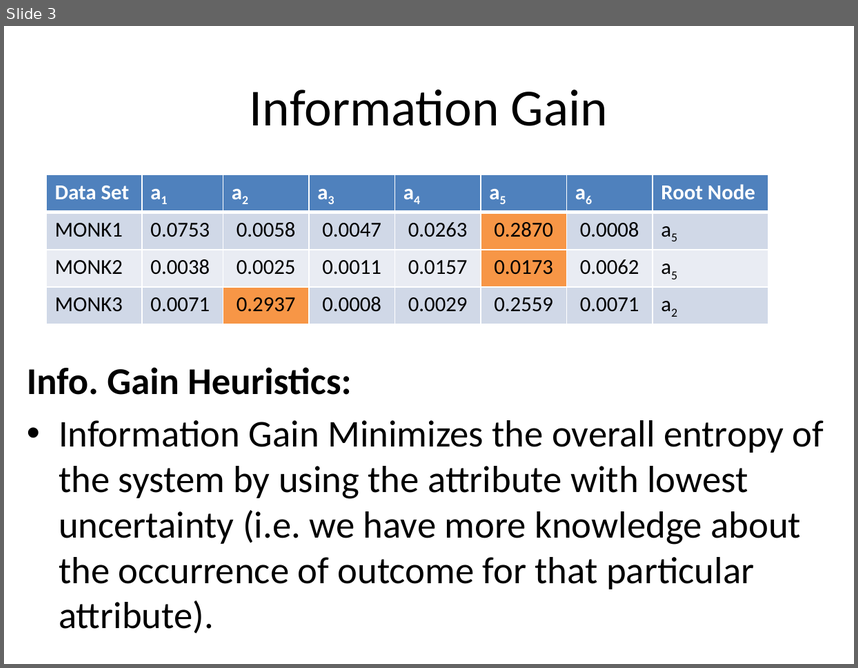
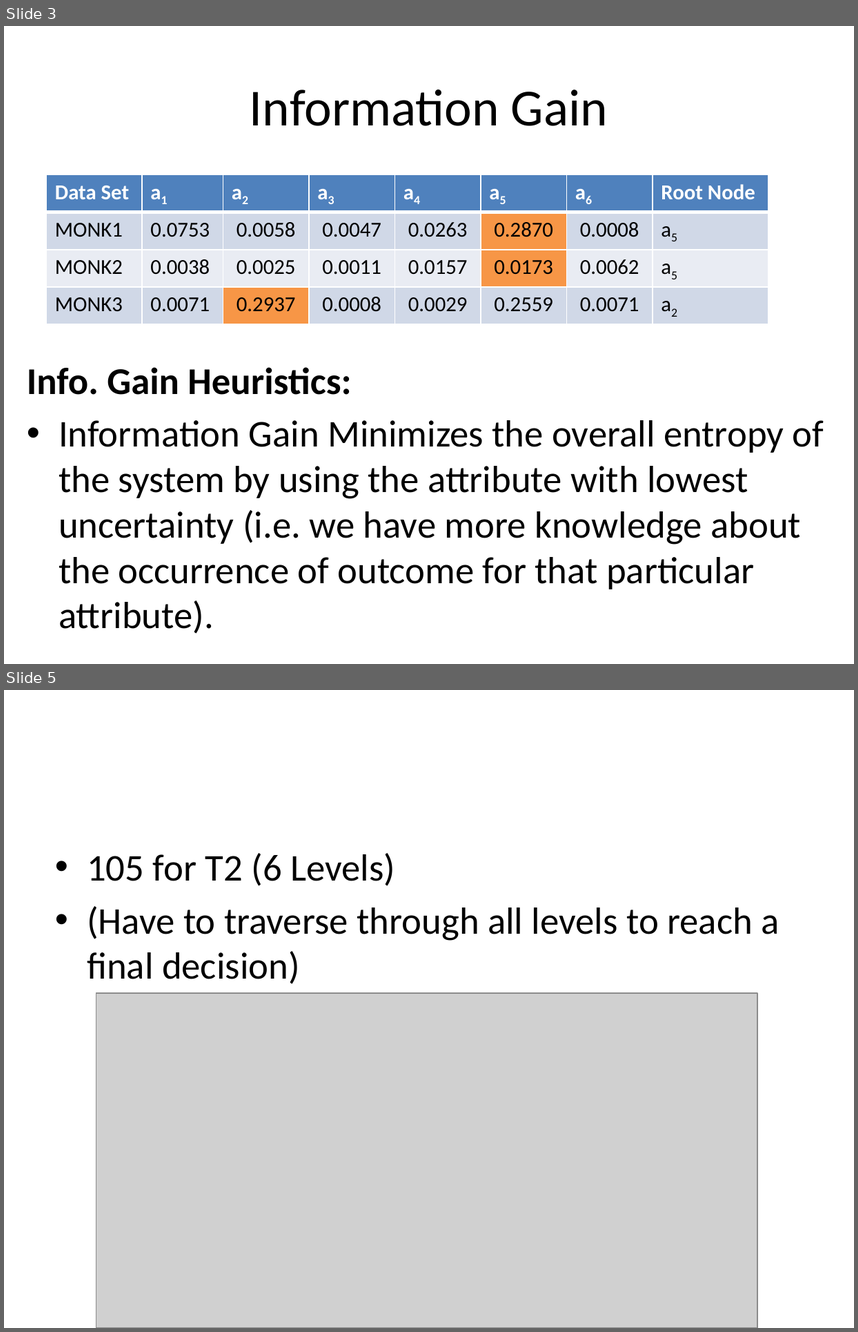
Before and after one commit to BilalAkhtar88/Machine-Learning, a slide deck: Assignment1/Assignment.pptx. Shown one above the other, each under a label of ours: slide 3 before the commit, slides 3 and 5 after it; the slides between them are not shown. The pictures are 858x668 and 858x1332 pixels, drawn with LibreOffice and Linux fonts; fonts in the diff are those of the drawing; grey boxes stand for pictures. Boxes give left, top, right and bottom in pixels: in the first picture for what was removed or moved away, otherwise in the second. Text is boxed around its words. In the diff, an @@ line names an element or a change of style, - is before the commit and + after.

```diff
--- a/Assignment1/Assignment.pptx
+++ b/Assignment1/Assignment.pptx
@@ slide 5 added at [4, 690, 854, 1328], background #FFFFFF @@
@@ text added at [87, 853, 779, 984], 32 pt, text #000000 @@
+• 105 for T2 (6 Levels)
+• (Have to traverse through all levels to reach a final decision)
@@ picture added at [96, 993, 757, 1328] @@
```
Also in this commit, not shown: 2 other slides added, 4 other files.
